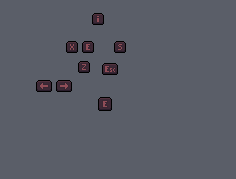
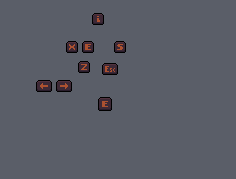
Layers edited between the first and the second 236x179 image:
painted on "KeyboardE.png" over [85, 43, 91, 51]
painted on "KeyboardEscape.png" over [104, 65, 116, 73]
painted on "KeyboardI.png" over [96, 15, 100, 23]
painted on "KeyboardS.png" over [117, 43, 123, 51]
painted on "KeyboardX.png" over [69, 43, 75, 51]
painted on "KeyboardZ.png" over [81, 63, 87, 71]
painted on "KeyboardInteract.png" over [102, 100, 108, 108]
painted on "KeyboardNextTab.png" over [59, 82, 69, 90]
painted on "KeyboardPreviousTab.png" over [39, 82, 49, 90]
